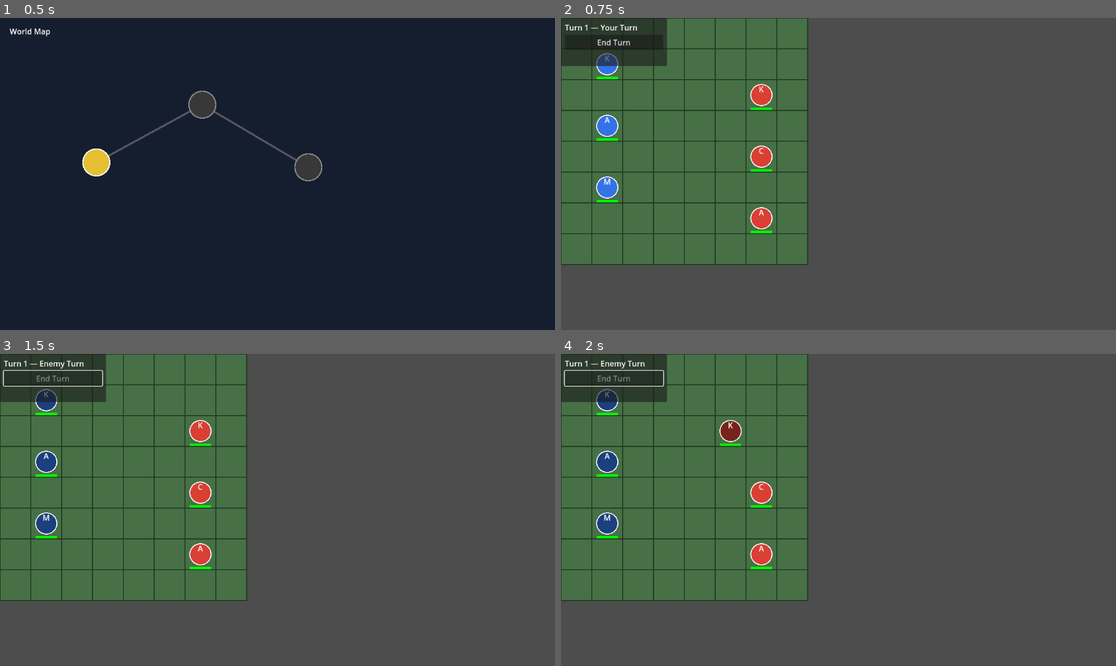
Above: before the commit, frames 1-4 (two rows, left to right).
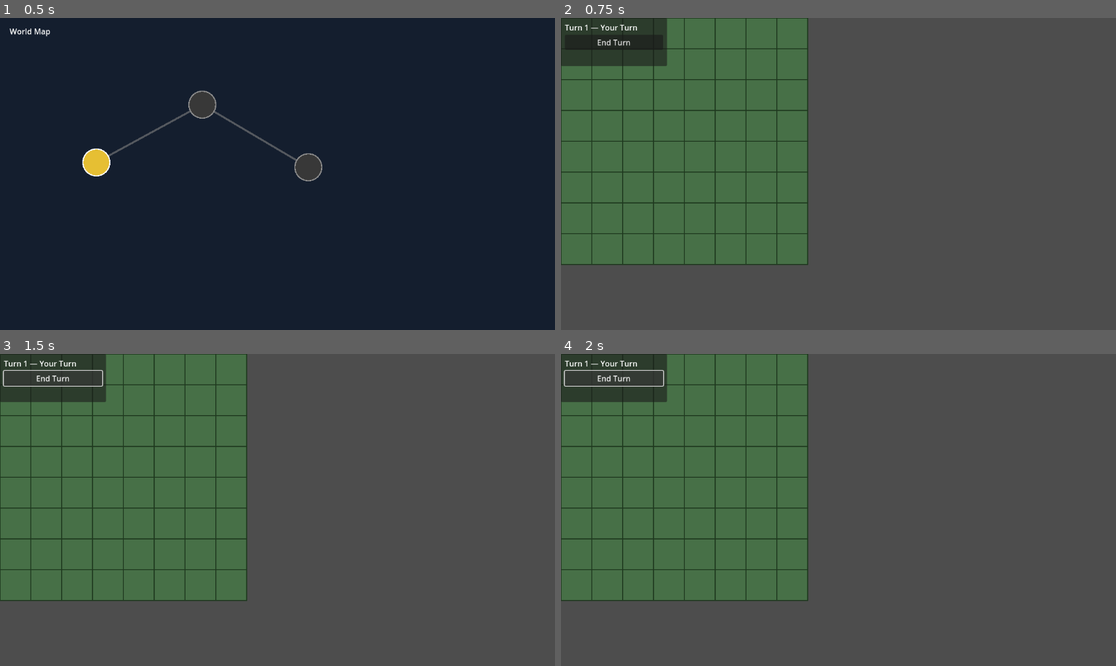
Above: after the commit, the same moments.

Repository: PatrikZhong/kgs-feh-like
Game: Godot game, scene res://scenes/overworld/Overworld.tscn
The game is run twice, just before and just after one commit, with the same random seed, the same clock (stepped at 60 frames per second) and the same inputs.
Inputs (mouse positions are in pixels of both pictures, inside the frame that each line leads up to):
- Up to frame 1 (0.5 s): no input
- Up to frame 2 (0.75 s): click (655, 161) at 0.52 s
- Up to frame 3 (1.5 s): click "End Turn" at 1.25 s
- Up to frame 4 (2 s): no input

Frame 1 is identical in both runs. In frame 2, 1.6% of the frame differs, in the area x 6-39%, y 11-70%; in frame 3, 1.6%, in the area x 6-39%, y 2-70%; in frame 4, 1.6%.
Error after the commit: Parse Error: Cannot infer the type of "dist" variable because the value doesn't have a set type. (res://scripts/battle/BattleMap.gd:181)

Commit message:
Explicit attack selection after unit move
- HighlightLayer: two-colour overlay — blue for movement range, orange
  for attack range; new show_move_and_attack() and show_attack_only()
- BattleMap: InputState enum (IDLE / DRAGGING / AWAITING_ATTACK);
  on drag-start show both ranges; after landing show attack range and
  wait for an explicit click on an enemy tile; clicking elsewhere skips
  the attack; removed auto-attack _check_attack()
- Unit: initialise attack_range from data.attack_range in _ready()

Diff:
--- a/scripts/battle/BattleMap.gd
+++ b/scripts/battle/BattleMap.gd
@@ -6,15 +6,24 @@
 const ARCHER_DATA  := preload("res://resources/units/ArcherData.tres")
 const MAGE_DATA    := preload("res://resources/units/MageData.tres")
 
+enum InputState { IDLE, DRAGGING, AWAITING_ATTACK }
+
 ## All units on the map.
 var units: Array[Unit] = []
 var player_units: Array[Unit] = []
 var enemy_units: Array[Unit] = []
 
+# Input state
+var _input_state: InputState = InputState.IDLE
+
 # Drag state
 var _dragged_unit: Unit = null
 var _original_cell: Vector2i = Vector2i.ZERO
 var _reachable_cells: Array[Vector2i] = []
+
+# Attack state (after landing)
+var _attacking_unit: Unit = null
+var _attack_cells: Array[Vector2i] = []
 
 @onready var grid_mgr: GridManager = $GridManager
 @onready var highlight_lyr: HighlightLayer = $HighlightLayer
@@ -54,11 +63,18 @@
 	return unit
 
 # ---------------------------------------------------------------------------
-# Input — drag & drop
+# Input
 # ---------------------------------------------------------------------------
 
 func _unhandled_input(event: InputEvent) -> void:
 	if TurnManager.current_state != TurnManager.State.PLAYER_TURN:
+		return
+
+	if _input_state == InputState.AWAITING_ATTACK:
+		if event is InputEventMouseButton \
+				and event.button_index == MOUSE_BUTTON_LEFT \
+				and event.pressed:
+			_handle_attack_click(get_global_mouse_position())
 		return
 
 	if event is InputEventMouseButton and event.button_index == MOUSE_BUTTON_LEFT:
@@ -66,9 +82,12 @@
 			_begin_drag(get_global_mouse_position())
 		else:
 			_end_drag(get_global_mouse_position())
-
 	elif event is InputEventMouseMotion and _dragged_unit:
 		_dragged_unit.position = units_layer.to_local(get_global_mouse_position())
+
+# ---------------------------------------------------------------------------
+# Drag & drop
+# ---------------------------------------------------------------------------
 
 func _begin_drag(world_pos: Vector2) -> void:
 	var cell := grid_mgr.world_to_grid(world_pos)
@@ -79,8 +98,8 @@
 
 	_dragged_unit = unit
 	_original_cell = unit.grid_cell
-
-	# Compute ally cells to block (unless unit can jump)
+	_input_state = InputState.DRAGGING
+
 	var ally_cells: Array = []
 	for u in player_units:
 		if u != unit:
@@ -92,7 +111,9 @@
 		unit.data.can_jump_allies,
 		ally_cells
 	)
-	highlight_lyr.show_reachable(_reachable_cells)
+
+	var atk_cells := _get_attack_range(unit.grid_cell, unit.attack_range)
+	highlight_lyr.show_move_and_attack(_reachable_cells, atk_cells)
 	unit.start_drag()
 
 func _end_drag(world_pos: Vector2) -> void:
@@ -100,7 +121,6 @@
 		return
 
 	var target_cell := grid_mgr.world_to_grid(world_pos)
-	highlight_lyr.clear()
 
 	var is_valid := (
 		target_cell in _reachable_cells
@@ -113,8 +133,9 @@
 	if is_valid:
 		_commit_move(_dragged_unit, target_cell)
 	else:
-		# Snap back to original position
+		highlight_lyr.clear()
 		_dragged_unit.position = grid_mgr.grid_to_world(_original_cell)
+		_input_state = InputState.IDLE
 
 	_dragged_unit = null
 	_reachable_cells = []
@@ -123,27 +144,44 @@
 	grid_mgr.set_cell_solid(_original_cell, false)
 	grid_mgr.set_cell_solid(cell, true)
 
-	var dest := grid_mgr.grid_to_world(cell)
 	unit.grid_cell = cell
-
 	var tween := create_tween()
-	tween.tween_property(unit, "position", dest, 0.10)
+	tween.tween_property(unit, "position", grid_mgr.grid_to_world(cell), 0.10)
 	unit.set_moved()
 
-	# Check for attackable enemies after move, then end the player's turn
-	_check_attack(unit)
+	# Show attack range from new position and wait for player to choose a target
+	_attack_cells = _get_attack_range(cell, unit.attack_range)
+	_attacking_unit = unit
+	_input_state = InputState.AWAITING_ATTACK
+	highlight_lyr.show_attack_only(_attack_cells)
+
+# ---------------------------------------------------------------------------
+# Attack selection
+# ---------------------------------------------------------------------------
+
+func _handle_attack_click(world_pos: Vector2) -> void:
+	var cell := grid_mgr.world_to_grid(world_pos)
+	highlight_lyr.clear()
+
+	if cell in _attack_cells:
+		var target := get_unit_at(cell)
+		if target and not target.is_player_unit:
+			perform_combat(_attacking_unit, target)
+
+	_attacking_unit = null
+	_attack_cells = []
+	_input_state = InputState.IDLE
 	TurnManager.end_player_turn()
 
-func _check_attack(unit: Unit) -> void:
-	if unit.has_attacked:
-		return
-	for enemy in enemy_units:
-		if not is_instance_valid(enemy):
-			continue
-		var dist: int = abs(unit.grid_cell.x - enemy.grid_cell.x) + abs(unit.grid_cell.y - enemy.grid_cell.y)
-		if dist <= unit.data.attack_range:
-			perform_combat(unit, enemy)
-			break
+func _get_attack_range(from: Vector2i, atk_range: int) -> Array[Vector2i]:
+	var cells: Array[Vector2i] = []
+	for y in range(grid_mgr.GRID_HEIGHT):
+		for x in range(grid_mgr.GRID_WIDTH):
+			var cell := Vector2i(x, y)
+			var dist := abs(cell.x - from.x) + abs(cell.y - from.y)
+			if dist >= 1 and dist <= atk_range:
+				cells.append(cell)
+	return cells
 
 # ---------------------------------------------------------------------------
 # Combat (public so EnemyAI can call it)
--- a/scripts/battle/HighlightLayer.gd
+++ b/scripts/battle/HighlightLayer.gd
@@ -1,22 +1,38 @@
 class_name HighlightLayer
 extends Node2D
 
-const CELL_SIZE := Vector2(64, 64)
-const HIGHLIGHT_COLOR := Color(0.20, 0.60, 1.00, 0.40)
-const DANGER_COLOR    := Color(1.00, 0.30, 0.20, 0.40)
+const CELL_SIZE    := Vector2(64, 64)
+const MOVE_FILL    := Color(0.20, 0.60, 1.00, 0.35)
+const MOVE_BORDER  := Color(0.20, 0.60, 1.00, 0.85)
+const ATTACK_FILL  := Color(1.00, 0.38, 0.08, 0.38)
+const ATTACK_BORDER := Color(1.00, 0.38, 0.08, 0.90)
 
-var _cells: Array[Vector2i] = []
+var _move_cells:   Array[Vector2i] = []
+var _attack_cells: Array[Vector2i] = []
 
-func show_reachable(cells: Array[Vector2i]) -> void:
-	_cells = cells
+## Show movement range (blue) and attack range (orange) simultaneously.
+func show_move_and_attack(move_cells: Array[Vector2i], attack_cells: Array[Vector2i]) -> void:
+	_move_cells   = move_cells
+	_attack_cells = attack_cells
+	queue_redraw()
+
+## Show only attack range (orange) — used after a unit has landed.
+func show_attack_only(attack_cells: Array[Vector2i]) -> void:
+	_move_cells   = []
+	_attack_cells = attack_cells
 	queue_redraw()
 
 func clear() -> void:
-	_cells = []
+	_move_cells   = []
+	_attack_cells = []
 	queue_redraw()
 
 func _draw() -> void:
-	for cell in _cells:
+	for cell in _move_cells:
 		var rect := Rect2(Vector2(cell) * CELL_SIZE, CELL_SIZE)
-		draw_rect(rect, HIGHLIGHT_COLOR, true)
-		draw_rect(rect, Color(0.20, 0.60, 1.00, 0.80), false, 2.0)
+		draw_rect(rect, MOVE_FILL,   true)
+		draw_rect(rect, MOVE_BORDER, false, 2.0)
+	for cell in _attack_cells:
+		var rect := Rect2(Vector2(cell) * CELL_SIZE, CELL_SIZE)
+		draw_rect(rect, ATTACK_FILL,   true)
+		draw_rect(rect, ATTACK_BORDER, false, 2.0)
--- a/scripts/battle/Unit.gd
+++ b/scripts/battle/Unit.gd
@@ -10,6 +10,7 @@
 var has_attacked: bool = false
 var grid_cell: Vector2i = Vector2i.ZERO
 var is_player_unit: bool = true
+var attack_range: int = 1
 
 var _is_dragging: bool = false
 
@@ -23,6 +24,7 @@
 func _ready() -> void:
 	if data:
 		current_hp = data.max_hp
+		attack_range = data.attack_range
 	queue_redraw()
 
 # ---------------------------------------------------------------------------
